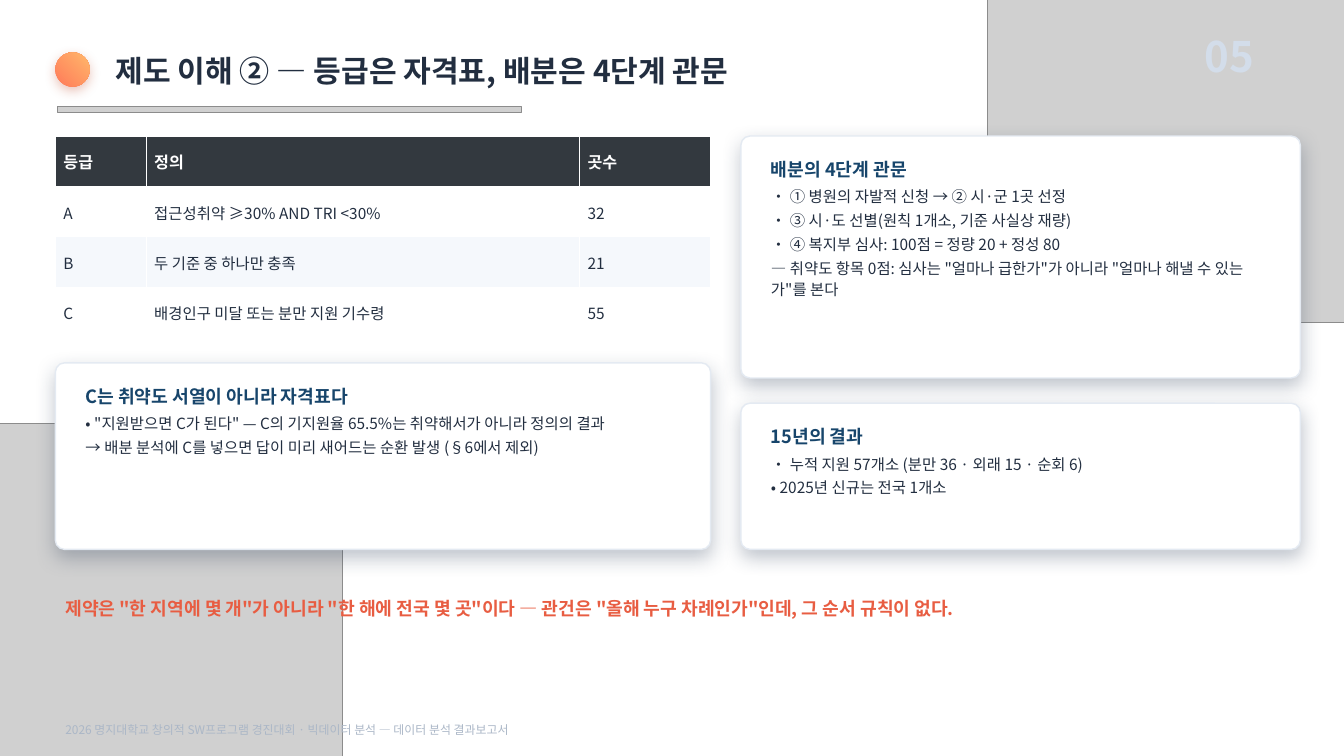
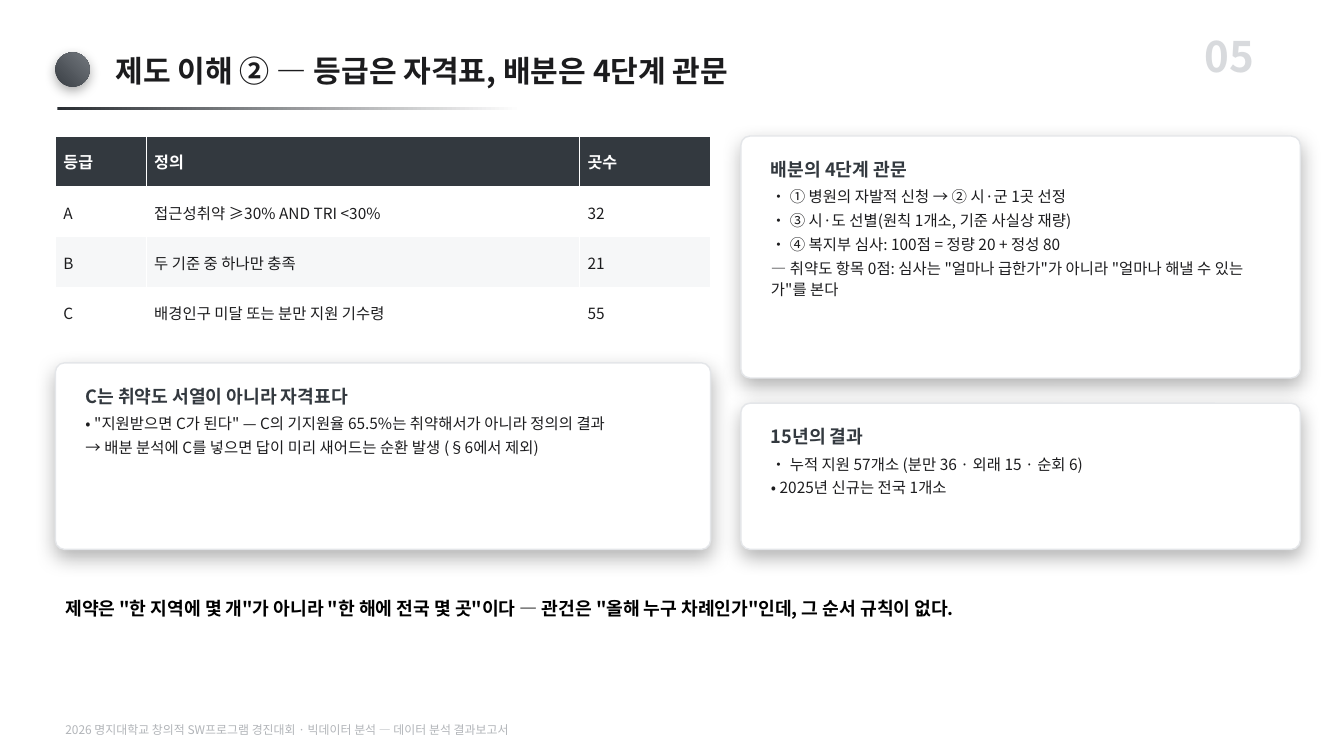
Before and after one commit to karvvan/maternity-care-policy-audit, a slide deck: slide 5 of 04_제출물/데이터분석_결과보고서.pptx. Drawn at 1344x756 pixels with LibreOffice and Linux fonts; fonts in the diff are those of the drawing; grey boxes stand for pictures. Boxes give left, top, right and bottom in pixels: in the first picture for what was removed or moved away, otherwise in the second. Text is boxed around its words. In the diff, an @@ line names an element or a change of style, - is before the commit and + after.

Commit message:
PPT 모노톤 전환 — 유채색·장식 조형물 제거
- ppt_helpers 팔레트를 무채색으로 재정의(v4). 색상(hue)이 아니라
  명도(value) 차이로만 위계를 만든다. 강조도 코랄이 아니라 검정+굵게.
- 표지의 구·고리·블롭·지도 삽화 제거. 오른쪽 절반을 이미지·삽화를
  직접 넣을 여백으로 비워 둔다. 결론 슬라이드 장식도 제거.
- 그림 4종에 FIG_MONO=1 무채색판 추가 → 04_제출물/그림_모노.
  보고서 PDF가 쓰는 04_제출물/그림(컬러)은 그대로 둔다.
- 그림3 셀 숫자 색을 데이터 비율이 아니라 합성된 실제 셀 밝기로 결정.
  컬러판에서도 연한 셀 위 흰 글씨가 안 읽히던 문제가 같이 고쳐진다.
- PPT 생성기 3종을 99_아카이브/생성기_기각 → 03_분석/_문서생성 으로 이동
  (다시 쓰는 도구이므로 '기각' 자리에 두지 않는다).

검증: 두 덱 슬라이드 XML의 유채색 0개(채도>12 없음), 덱 내 이미지는
무채색 그림 4개뿐. 그림 재생성 시 rho=-0.190 / OR=4.82 / p=0.021 일치.

```diff
--- a/04_제출물/데이터분석_결과보고서.pptx
+++ b/04_제출물/데이터분석_결과보고서.pptx
@@ picture removed at [988,0,1344,323] @@
@@ text added at [1204,23,1254,84], 30 pt, text #D8DADD, bold @@
+05
@@ rounded rectangle at [55,52,90,87]: fill gradient #FF7A59 to #FFB86B to gradient #3A3F45 to #73787E; shadow changed @@
@@ text "제도 이해 ② — 등급은 ..." at [116,56,728,89]: text colour #222E40 to #1C1C1E @@
@@ picture removed at [57,107,521,113] @@
@@ rectangle added at [57,107,521,110], fill gradient #2A2E33 to #FFFFFF @@
@@ table at [55,136,711,338] @@
@@ fill #F5F8FC to #F6F7F8 in row 3 @@
@@ text colour #222E40 to #1C1C1E in "A", "접근성취약 ≥30% AND TRI <30%", "32", "B" and 5 more places @@
@@ text "배분의 4단계 관문" at [771,160,1243,297]: text colour #17456B to #33393F in "배분의 4단계 관문"; text colour #222E40 to #1C1C1E @@
@@ text "C는 취약도 서열이 아니라 자격표다" at [85,387,605,456]: text colour #17456B to #33393F in "C는 취약도 서열이 아니라 자격표다"; text colour #222E40 to #1C1C1E in "• "지원받으면 C가 된다" — C의 기지원율 ...", "→ 배분 분석에 C를 넣으면 답이 미리 ..." @@
@@ outline #E4EAF2 1 pt to #E4E6E9 1 pt; shadow changed in 3 elements at [55,363,711,549], [741,136,1301,378], [741,403,1301,549] @@
@@ text "15년의 결과" at [771,427,1083,495]: text colour #17456B to #33393F in "15년의 결과"; text colour #222E40 to #1C1C1E in "• 누적 지원 57개소 (분만 36 · ...", "• 2025년 신규는 전국 1개소" @@
@@ picture removed at [0,423,343,756] @@
@@ text "제약은 "한 지역에 몇 개"가 ..." at [65,599,954,619]: text colour #E85D42 to #000000 @@
@@ text "2026 명지대학교 창의적 SW프로그램 경진대회 ..." at [65,724,509,735]: text colour #ABB7C7 to #B2B5B9 @@
```
Also in this commit, not shown: 18 other slides changed, 14 other files.
